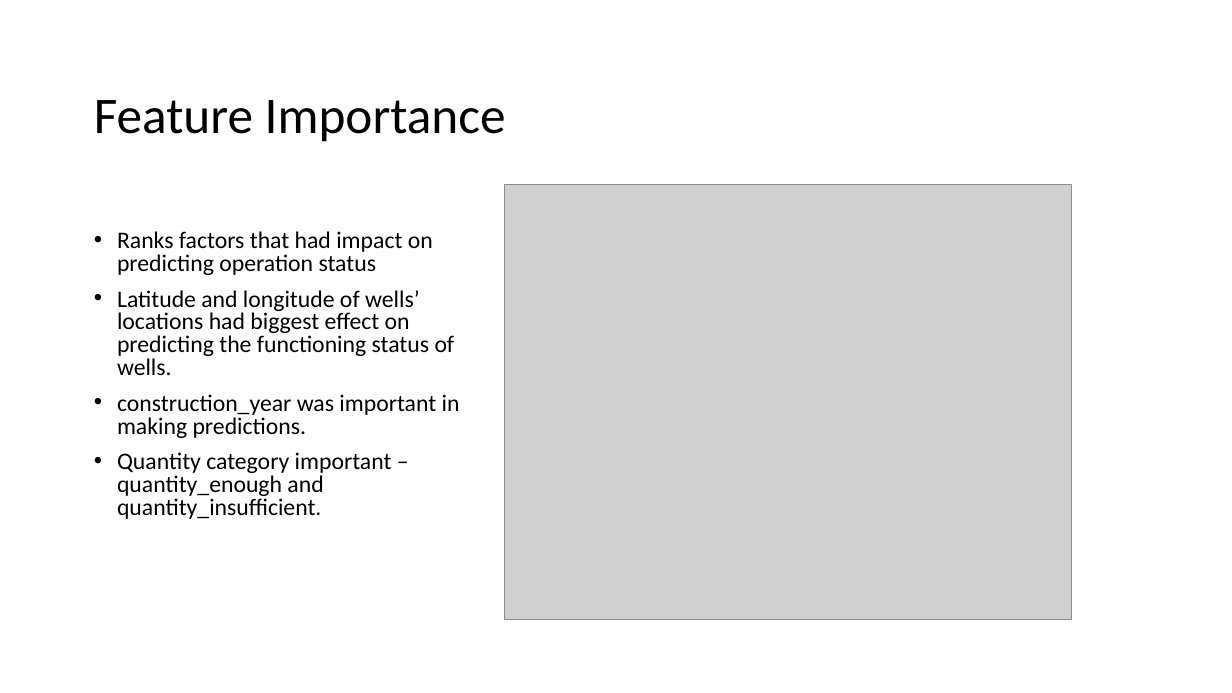
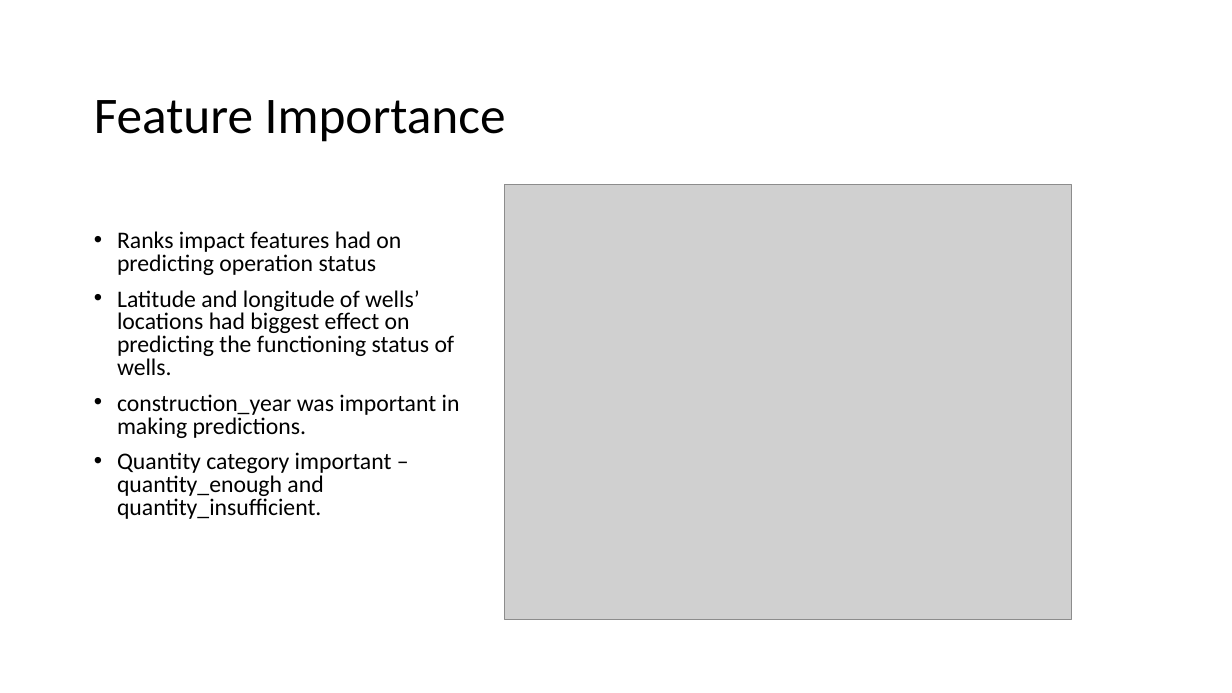
Before and after one commit to davidrtorres/Model-3-Tanzania-Water-Crisis, a slide deck: slide 5 of Presentation1.pptx. Drawn at 1232x693 pixels with LibreOffice and Linux fonts; fonts in the diff are those of the drawing; grey boxes stand for pictures. Boxes give left, top, right and bottom in pixels: in the first picture for what was removed or moved away, otherwise in the second. Text is boxed around its words. In the diff, an @@ line names an element or a change of style, - is before the commit and + after.

```diff
--- a/Presentation1.pptx
+++ b/Presentation1.pptx
@@ text at box(117, 231, 401, 275): text changed @@
-• Ranks factors that had impact on predicting operation status
+• Ranks impact features had on predicting operation status
```
Also in this commit, not shown: 3 other slides changed, 3 slides removed, 3 other files.
